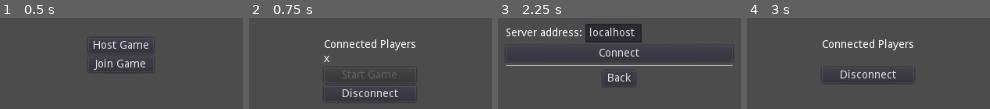
Above: before the commit, frames 1-4 (left to right).
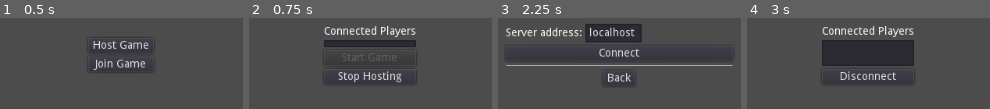
Above: after the commit, the same moments.

Repository: ssalanski/OhHell
Game: Godot game, scene res://MainMenu.tscn
Same seed, same stepped clock (60 frames per second), same inputs: the game is played once before the commit and once after it.
Inputs:
- Up to frame 1 (0.5 s): no input
- Up to frame 2 (0.75 s): click "Host Game" at 0.5 s
- Up to frame 3 (2.25 s): click "Disconnect" (after the commit: "Stop Hosting") at 1.25 s; click "Join Game" at 2 s
- Up to frame 4 (3 s): click "Connect" at 2.75 s

Frame 1 is identical in both runs. In frame 2, 7.4% of the frame differs, in the area x 30-69%, y 8-87%; in frame 3, nothing differs; in frame 4, 14%, in the area x 30-69%, y 8-69%.

Commit message:
populate an ItemList node with connected players in the lobby
also return to main menu if host disconnects

Diff:
--- a/GameManager.gd
+++ b/GameManager.gd
@@ -1,6 +1,7 @@
 extends Node
 
 signal connected_players_update(players)
+signal disconnected_from_host
 
 const GAME_PORT = 20202
 
@@ -69,6 +70,7 @@
 	get_tree().network_peer = null
 	i_am_host = false
 	players = {}
+	emit_signal("disconnected_from_host")
 
 
 func _ready():
--- a/MainMenu.gd
+++ b/MainMenu.gd
@@ -9,13 +9,20 @@
 # Called when the node enters the scene tree for the first time.
 func _ready():
 	GameManager.connect("connected_players_update", self, "_on_players_update")
+	GameManager.connect("disconnected_from_host", self, "_on_host_disconnect")
 
 
 func _on_players_update(players):
-	#for player in players:
-	#	#$GameLobby/PlayerList.add_item("%s:%s"%[str(player),str(players[player])])
-	$GameLobby/PlayerList.text = str(players)
+	$GameLobby/PlayerList.clear()
+	for player in players:
+		$GameLobby/PlayerList.add_item("%s:%s"%[str(player),str(players[player])])
 	$GameLobby/StartGameButton.disabled = players.size() < 2
+
+func _on_host_disconnect():
+	$GameLobby/PlayerList.clear()
+	$GameLobby.hide()
+	$MainMenu.show()
+
 
 func _on_JoinMenuButton_pressed():
 	$MainMenu.hide()
@@ -30,6 +37,7 @@
 	$JoinServerMenu.hide()
 	$GameLobby.show()
 	$GameLobby/StartGameButton.hide()
+	$GameLobby/DisconnectButton.text = "Disconnect"
 
 func _on_HostButton_pressed():
 	GameManager.host_game()
@@ -37,14 +45,13 @@
 	$GameLobby.show()
 	$GameLobby/StartGameButton.disabled = true
 	$GameLobby/StartGameButton.show()
+	$GameLobby/DisconnectButton.text = "Stop Hosting"
 
 func _on_StopHostingButton_pressed():
 	GameManager.close_connections()
-	#$GameLobby/PlayerList.clear()
-	$GameLobby/PlayerList.text=""
+	$GameLobby/PlayerList.clear()
 	$GameLobby.hide()
 	$MainMenu.show()
-
 
 func _on_StartGameButton_pressed():
 	$GameLobby.hide()
--- a/MainMenu.tscn
+++ b/MainMenu.tscn
@@ -95,9 +95,10 @@
 anchor_right = 0.5
 anchor_bottom = 0.5
 margin_left = -59.0
-margin_top = -20.0
+margin_top = -37.5
 margin_right = 59.0
-margin_bottom = 20.0
+margin_bottom = 37.5
+grow_vertical = 0
 __meta__ = {
 "_edit_use_anchors_": false
 }
@@ -107,24 +108,24 @@
 margin_bottom = 14.0
 text = "Connected Players"
 
-[node name="PlayerList" type="Label" parent="GameLobby"]
+[node name="PlayerList" type="ItemList" parent="GameLobby"]
 margin_top = 18.0
 margin_right = 118.0
-margin_bottom = 32.0
-text = "x"
+margin_bottom = 27.0
+size_flags_vertical = 3
+auto_height = true
 
 [node name="StartGameButton" type="Button" parent="GameLobby"]
-visible = false
-margin_top = 22.0
+margin_top = 31.0
 margin_right = 118.0
-margin_bottom = 42.0
+margin_bottom = 51.0
 disabled = true
 text = "Start Game"
 
 [node name="DisconnectButton" type="Button" parent="GameLobby"]
-margin_top = 36.0
+margin_top = 55.0
 margin_right = 118.0
-margin_bottom = 56.0
+margin_bottom = 75.0
 text = "Disconnect"
 
 [connection signal="pressed" from="MainMenu/HostButton" to="." method="_on_HostButton_pressed"]
